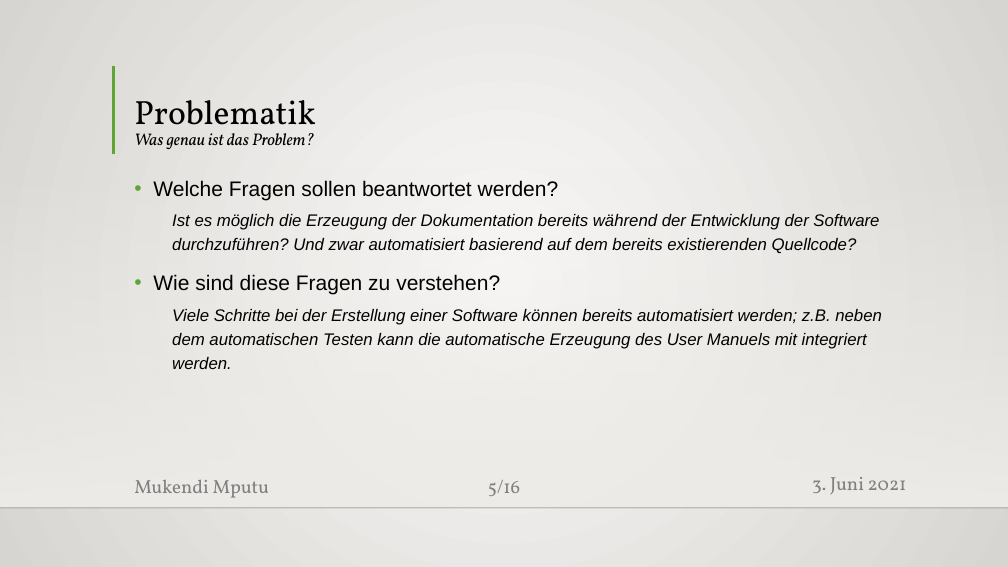
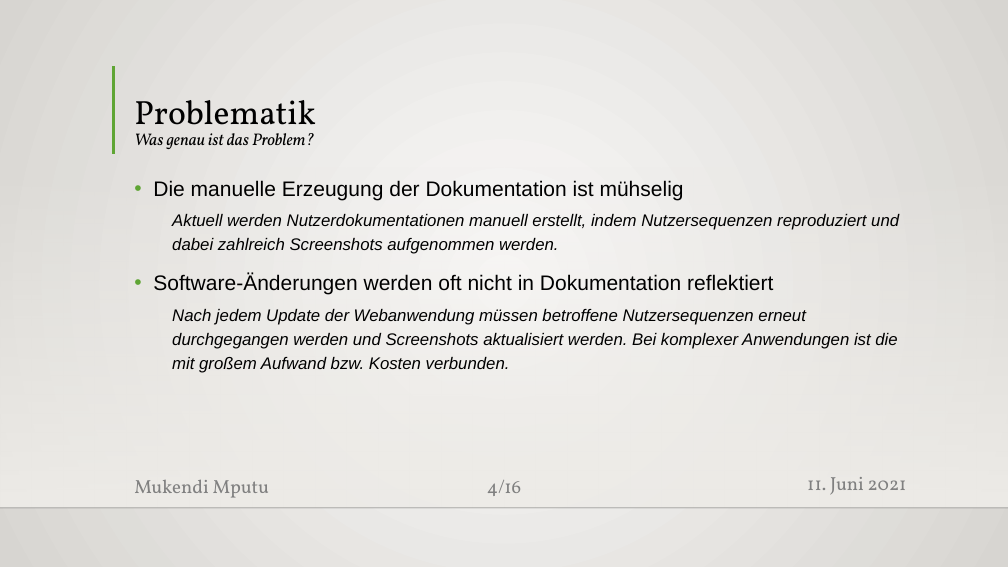
Before and after one commit to MukendiMputu/BachelorThesis, a slide deck: slide 4 of Proposalvortrag.pptx (slide 5 before the commit). Drawn at 1008x567 pixels with LibreOffice and Linux fonts; fonts in the diff are those of the drawing; background and template pictures are left out. Boxes give left, top, right and bottom in pixels: in the first picture for what was removed or moved away, otherwise in the second. Text is boxed around its words. In the diff, an @@ line names an element or a change of style, - is before the commit and + after.

```diff
--- a/Proposalvortrag.pptx
+++ b/Proposalvortrag.pptx
@@ text at (153,180,899,373): text changed @@
-• Welche Fragen sollen beantwortet werden?
-  Ist es möglich die Erzeugung der Dokumentation bereits während der Entwicklung der Software durchzuführen? Und zwar automatisiert basierend auf dem bereits existierenden Quellcode?
-• Wie sind diese Fragen zu verstehen?
-  Viele Schritte bei der Erstellung einer Software können bereits automatisiert werden; z.B. neben dem automatischen Testen kann die automatische Erzeugung des User Manuels mit integriert werden.
+• Die manuelle Erzeugung der Dokumentation ist mühselig
+  Aktuell werden Nutzerdokumentationen manuell erstellt, indem Nutzersequenzen reproduziert und dabei zahlreich Screenshots aufgenommen werden.
+• Software-Änderungen werden oft nicht in Dokumentation reflektiert
+  Nach jedem Update der Webanwendung müssen betroffene Nutzersequenzen erneut durchgegangen werden und Screenshots aktualisiert werden. Bei komplexer Anwendungen ist die mit großem Aufwand bzw. Kosten verbunden.
@@ text at (807,477,907,495): text changed @@
-3. Juni 2021
+11. Juni 2021
@@ page number at (487,480,521,496): text changed @@
-5/16
+4/16
```
Also in this commit, not shown: 10 other slides changed, 2 slides added, 2 slides removed, 1 other file.
